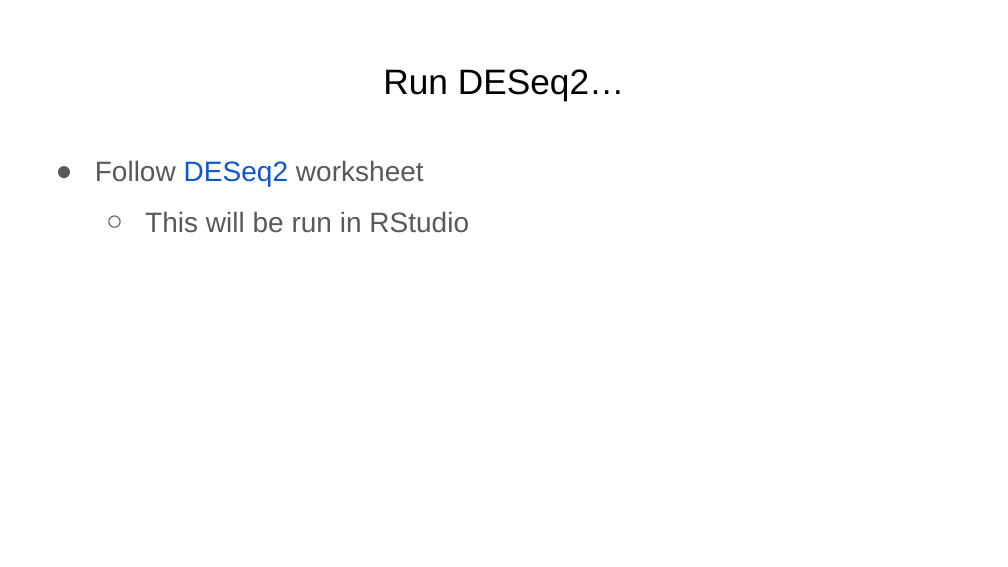
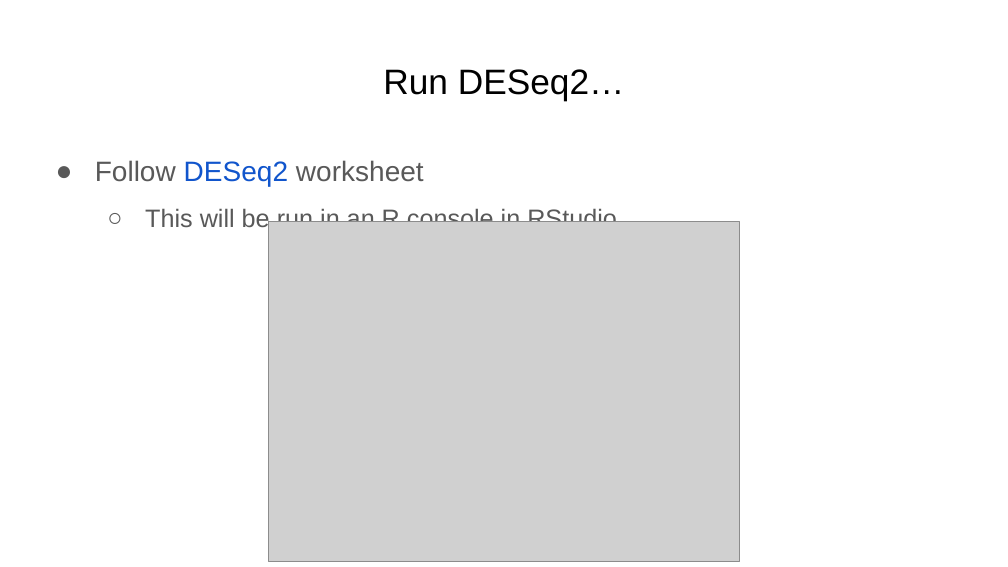
Before and after one commit to Dowell-Lab/srworkshop, a slide deck: slide 11 of day07/slides/Day7_slides.pptx (slide 12 before the commit). Drawn at 1008x567 pixels with LibreOffice and Linux fonts; fonts in the diff are those of the drawing; grey boxes stand for pictures. Boxes give left, top, right and bottom in pixels: in the first picture for what was removed or moved away, otherwise in the second. Text is boxed around its words. In the diff, an @@ line names an element or a change of style, - is before the commit and + after.

```diff
--- a/day07/slides/Day7_slides.pptx
+++ b/day07/slides/Day7_slides.pptx
@@ text at bbox=[145, 207, 617, 233]: text changed; size 20 to 18 pt @@
-  ○ This will be run in RStudio
+  ○ This will be run in an R console in RStudio
@@ picture added at bbox=[269, 222, 740, 562] @@
```
Also in this commit, not shown: 2 other slides changed, 1 slide removed.
